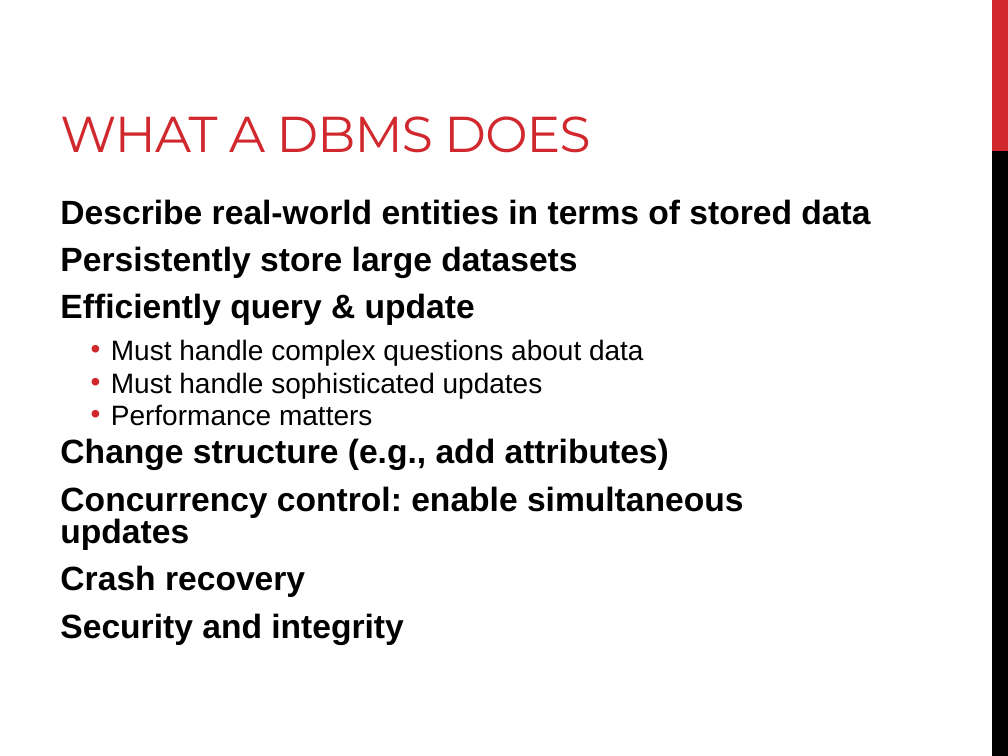
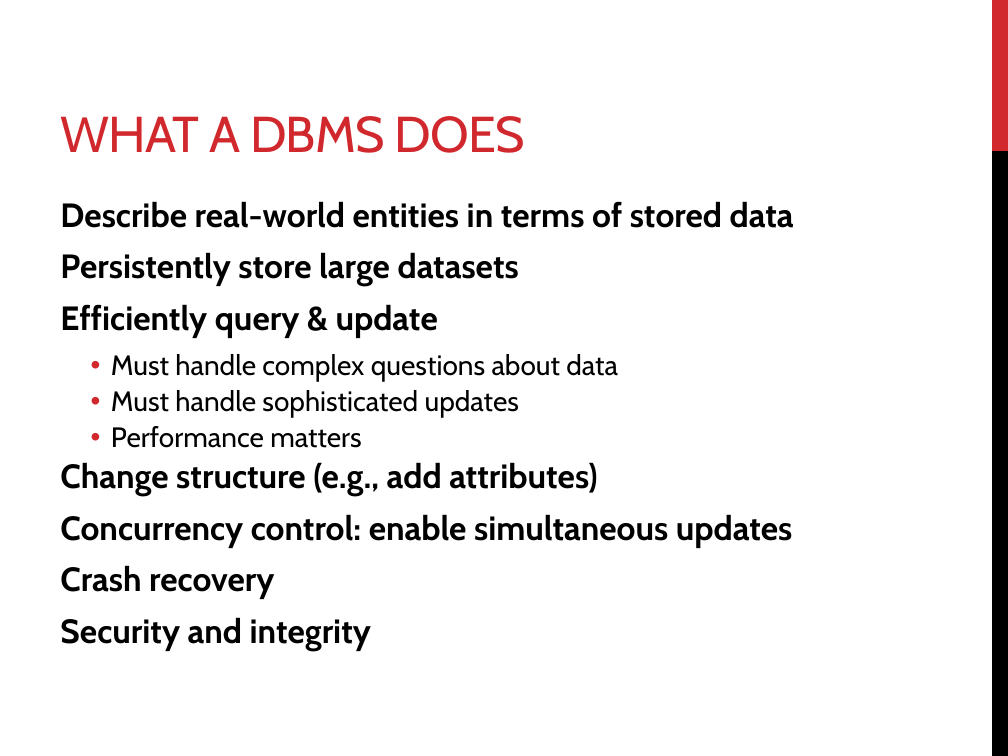
Before and after one commit to mahmoudparsian/data-warehousing-and-business-intelligence, a slide deck: slide 34 of resources/class_lectures/week_01_Introduction_to_MySQL_and_Tableau/week_01_intro_to_course_OMIS_113.pptx. Drawn at 1008x756 pixels with LibreOffice and Linux fonts; fonts in the diff are those of the drawing. Boxes give left, top, right and bottom in pixels: in the first picture for what was removed or moved away, otherwise in the second. Text is boxed around its words. In the diff, an @@ line names an element or a change of style, - is before the commit and + after.

```diff
--- a/resources/class_lectures/week_01_Introduction_to_MySQL_and_Tableau/week_01_intro_to_course_OMIS_113.pptx
+++ b/resources/class_lectures/week_01_Introduction_to_MySQL_and_Tableau/week_01_intro_to_course_OMIS_113.pptx
@@ title "WHAT A DBMS DOES" at [60, 116, 524, 153]: font Montserrat to Cabin @@
@@ text "Describe real-world entities in terms ..." at [60, 201, 794, 651]: font Arial to Cabin; line spacing 0.8 to 0.9 @@
```
Also in this commit, not shown: 37 other slides changed, 10 other files.
